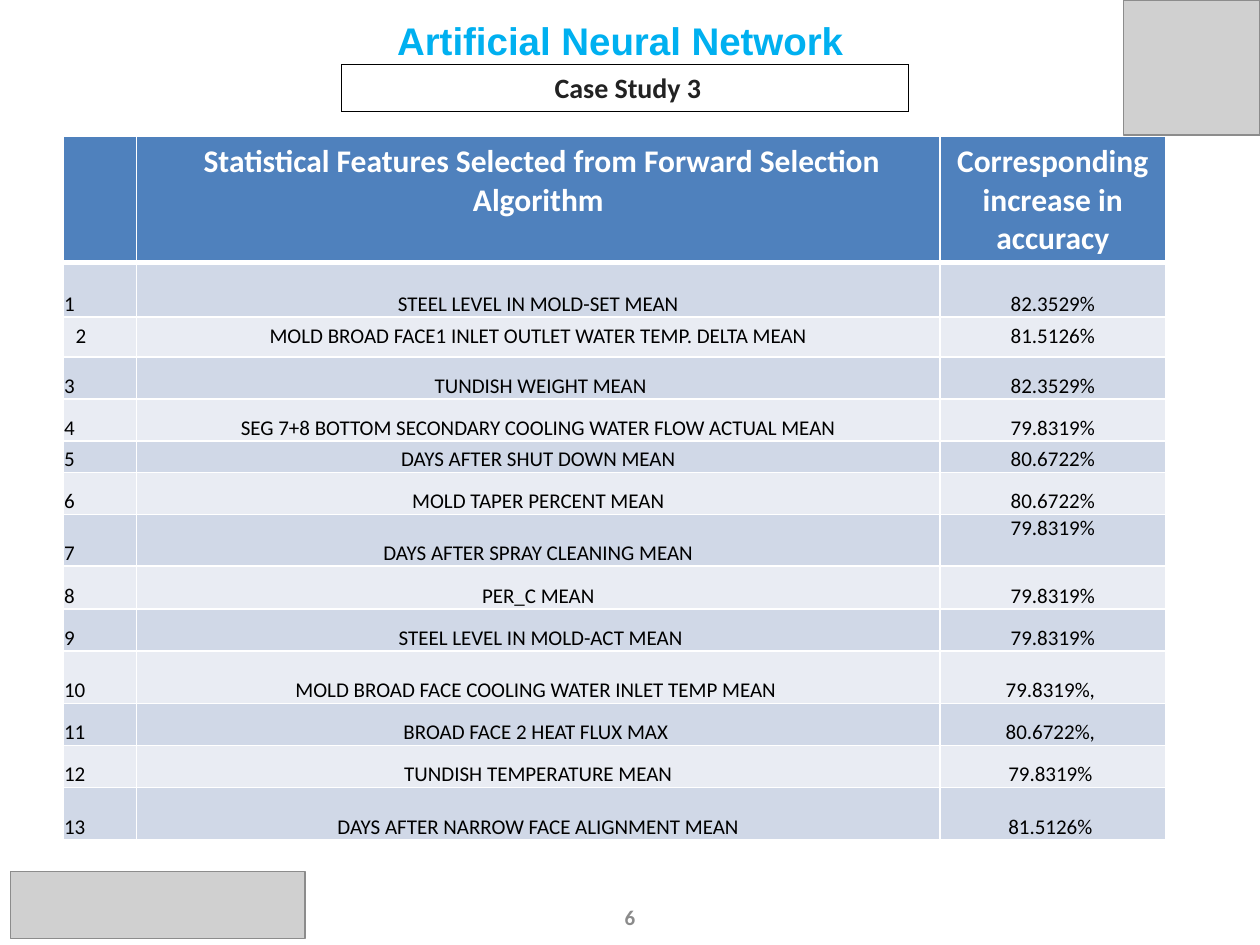
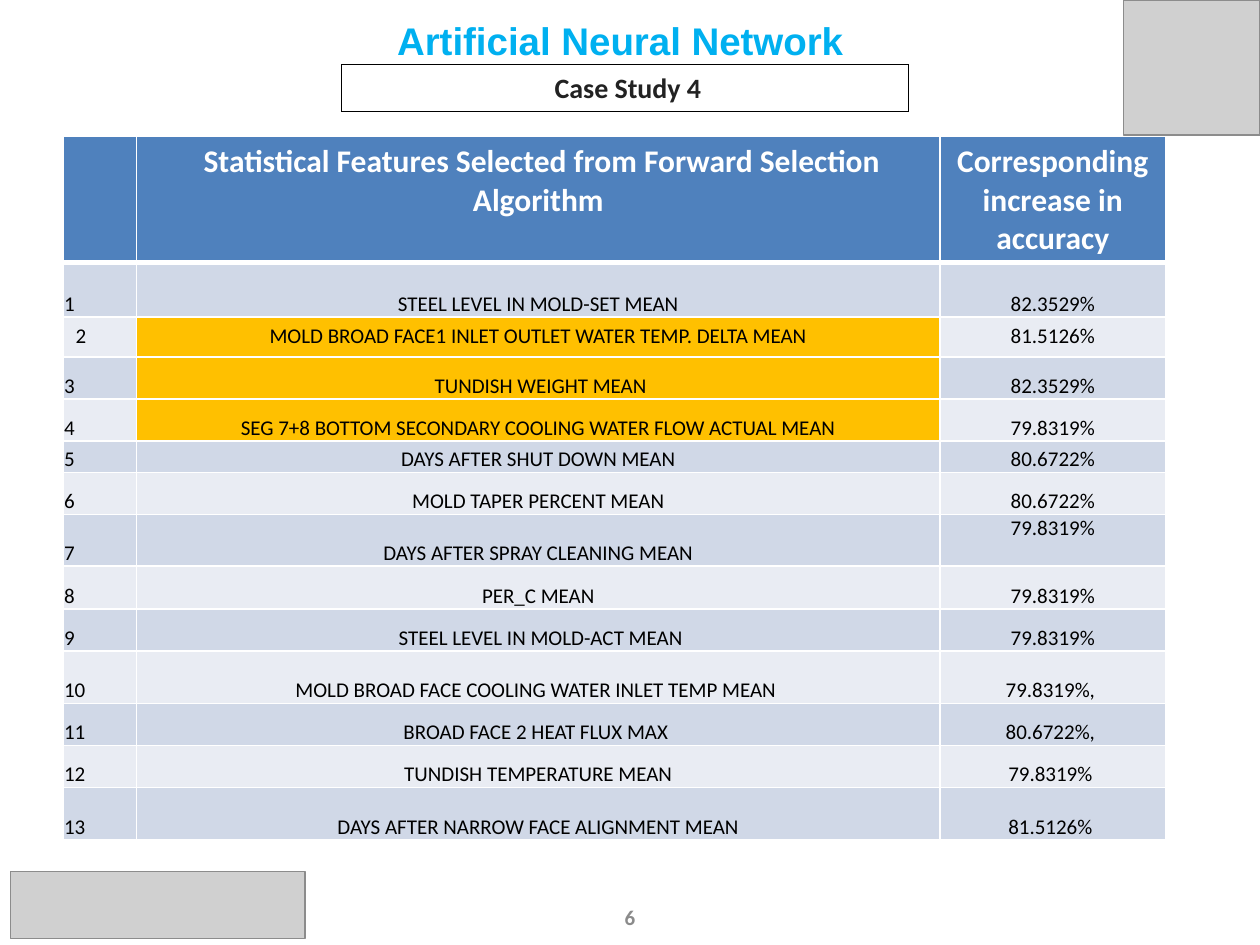
Before and after one commit to Subhigupta/Forward-Feature-Selection-Algorithm-on-AMNS-Data, a slide deck: slide 6 of ANN Update Slides June FFSA Updated.pptx. Drawn at 1260x945 pixels with LibreOffice and Linux fonts; fonts in the diff are those of the drawing; grey boxes stand for pictures. Boxes give left, top, right and bottom in pixels: in the first picture for what was removed or moved away, otherwise in the second. Text is boxed around its words. In the diff, an @@ line names an element or a change of style, - is before the commit and + after.

```diff
--- a/ANN Update Slides June FFSA Updated.pptx
+++ b/ANN Update Slides June FFSA Updated.pptx
@@ text in rectangle at (x1=555, y1=78, x2=701, y2=103): text changed @@
-Case Study 3
+Case Study 4
@@ table at (x1=63, y1=136, x2=1166, y2=844) @@
@@ fill #E9EDF4 to #FFC000 in 2 cells @@
@@ fill #D0D8E8 to #FFC000 in row 4, column 2 @@
```
Also in this commit, not shown: 6 other slides changed, 4 slides added, 29 other files.
